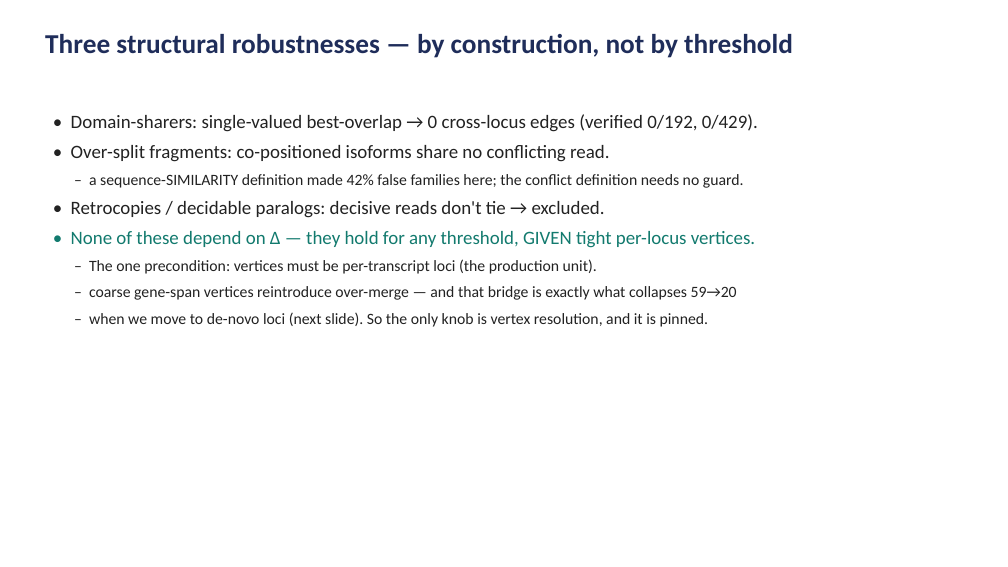
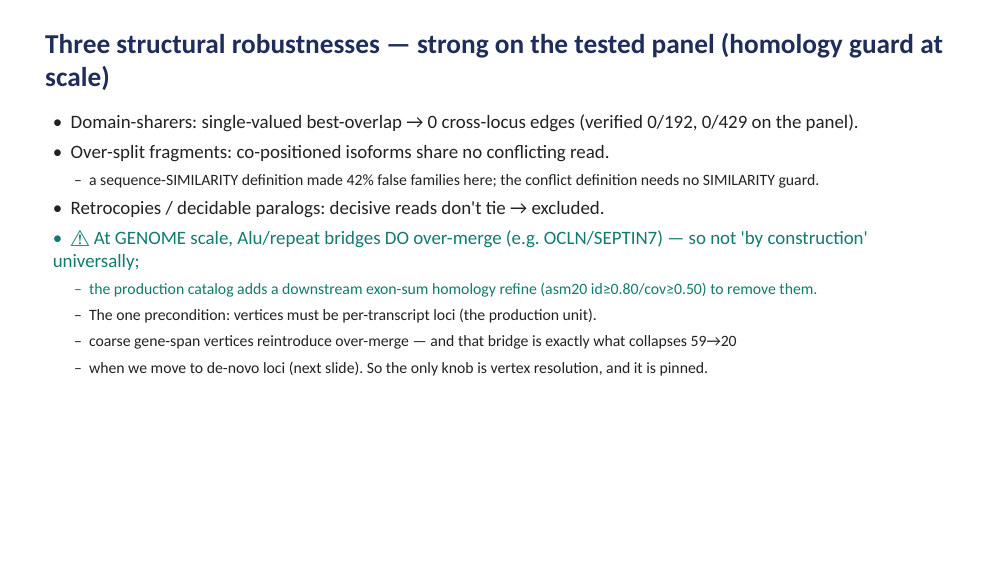
Before and after one commit to juanfraitu1/Rustle, a slide deck: slide 10 of bench/family_definition_slides.pptx. Drawn at 1008x567 pixels with LibreOffice and Linux fonts; fonts in the diff are those of the drawing. Boxes give left, top, right and bottom in pixels: in the first picture for what was removed or moved away, otherwise in the second. Text is boxed around its words. In the diff, an @@ line names an element or a change of style, - is before the commit and + after.

```diff
--- a/bench/family_definition_slides.pptx
+++ b/bench/family_definition_slides.pptx
@@ text at (45, 33, 943, 90): text changed @@
-Three structural robustnesses — by construction, not by threshold
+Three structural robustnesses — strong on the tested panel (homology guard at scale)
@@ text at (71, 114, 859, 132): text changed @@
-• Domain-sharers: single-valued best-overlap → 0 cross-locus edges (verified 0/192, 0/429).
+• Domain-sharers: single-valued best-overlap → 0 cross-locus edges (verified 0/192, 0/429 on the panel).
@@ text at (89, 174, 820, 188): text changed @@
-– a sequence-SIMILARITY definition made 42% false families here; the conflict definition needs no guard.
+– a sequence-SIMILARITY definition made 42% false families here; the conflict definition needs no SIMILARITY guard.
@@ text at (53, 230, 868, 297): text changed @@
-• None of these depend on Δ — they hold for any threshold, GIVEN tight per-locus vertices.
+• ⚠ At GENOME scale, Alu/repeat bridges DO over-merge (e.g. OCLN/SEPTIN7) — so not 'by construction' universally;
+– the production catalog adds a downstream exon-sum homology refine (asm20 id≥0.80/cov≥0.50) to remove them.
```
Also in this commit, not shown: 3 other slides changed, 1 other file.
